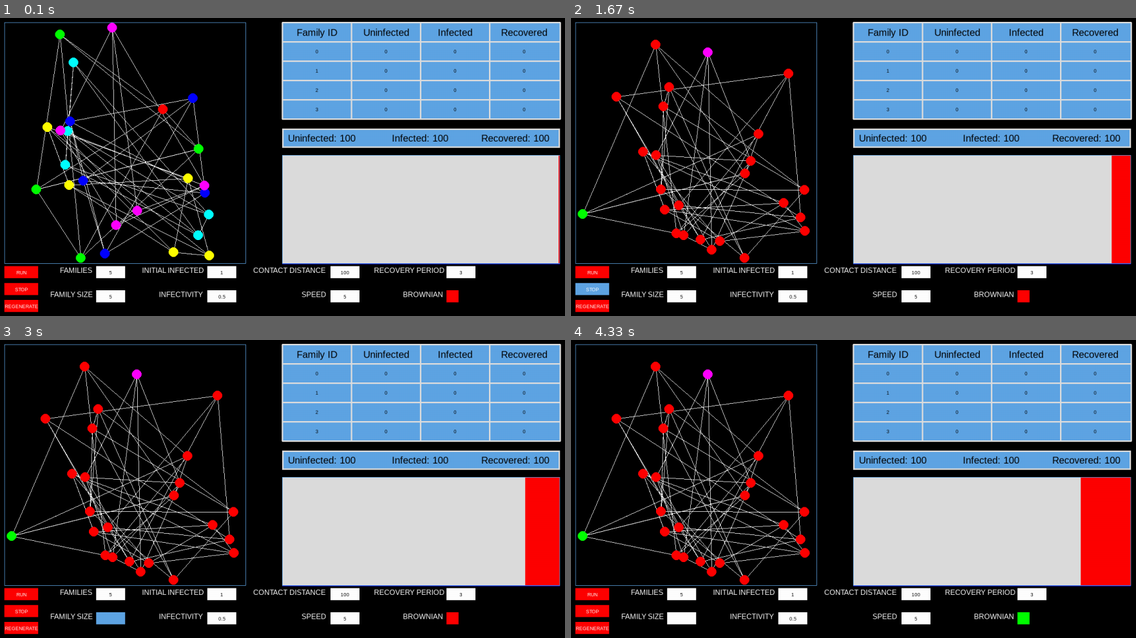
Above: before the commit, frames 1-4 (two rows, left to right).
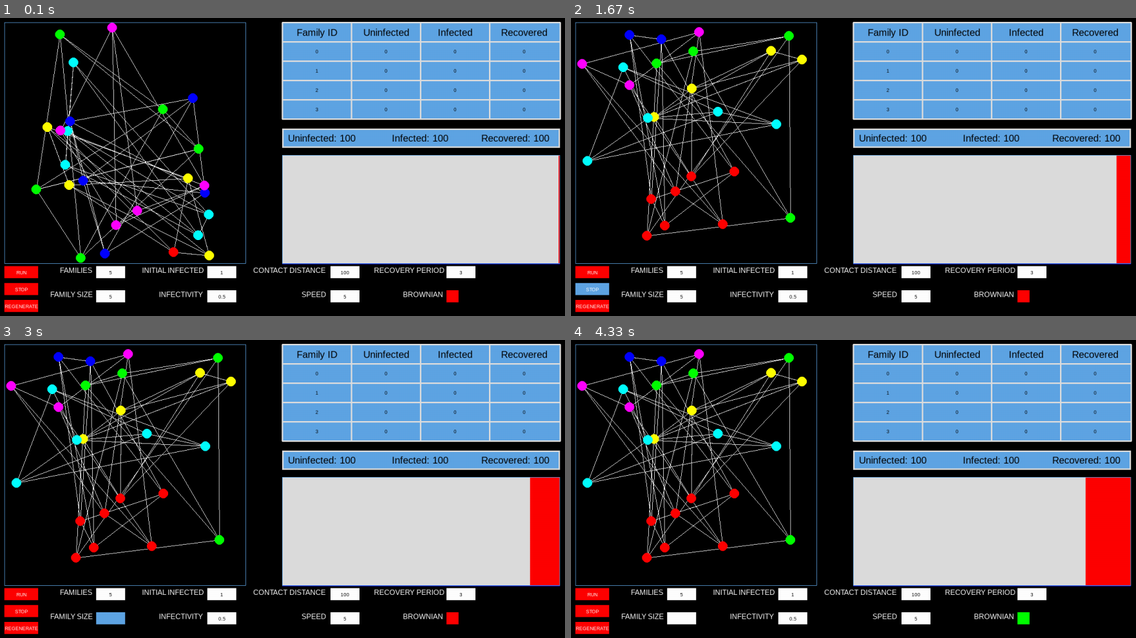
Above: after the commit, the same moments.

Repository: linyirun/EpidemicSimulator
Game: pygame game, started from main.py
Same seed, same stepped clock (60 frames per second), same inputs: the game is played once before the commit and once after it.
Inputs (mouse positions are in pixels of both pictures, inside the frame that each line leads up to):
- Up to frame 1 (0.1 s): no input
- Up to frame 2 (1.67 s): click "REGENERATE" at 0.4 s; click "RUN" at 0.73 s; click (672, 119) at 1.07 s; click "STOP" at 1.4 s
- Up to frame 3 (3 s): click (293, 381) at 1.73 s; click "5" at 2.57 s; hold Backspace from 2.83 s (still down)
- Up to frame 4 (4.33 s): release Backspace at 3.3 s; click (1006, 459) at 3.4 s; click (1023, 617) at 3.73 s

The runs differ from the first frame. In frame 1, 0.1% of the frame differs, in the area x 27-32%, y 28-81%; in frame 2, 8.1%, in the area x 1-97%, y 3-83%; in frame 3, 8.1%; in frame 4, 8.1%.

Commit message:
changed some regen

Diff:
--- a/main.py
+++ b/main.py
@@ -466,11 +466,15 @@
                     active_button.background_color = GREEN if active_button.background_color == RED else RED
                 if active_button is run_b and not is_running:
                     is_running = True
+                if active_button is regen_b:
+                    is_running = False
+                    button_changed = True
             if event.type == py.KEYDOWN and active_button is not None:
                 if event.key == py.K_BACKSPACE:
                     # may need more functionality later
                     if isinstance(active_button, InputButton):
                         active_button.text = active_button.text[:-1]
+                        button_changed = True
                 # takes care of integer input boxes
                 elif isinstance(
                         active_button,
